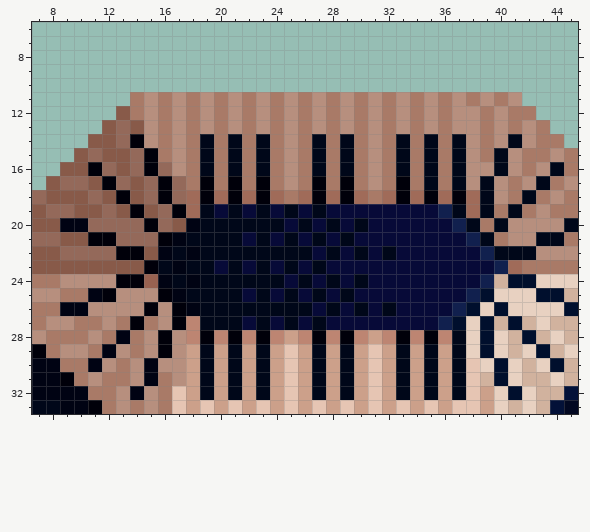
Pixel-art file: Assets/Sprites/Tiles/Down1MoreDice.aseprite. Above is the file before it was changed.
56x57 pixels, 1 frame. Colours within 5 levels of each other are drawn and written as one. Shown: x 7..45, y 6..33.
The result:
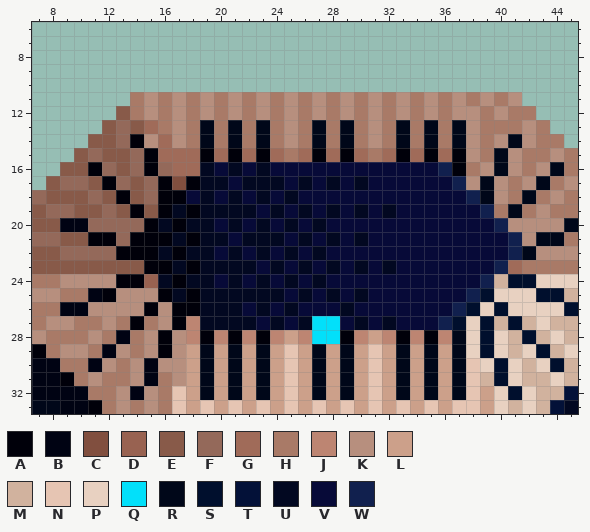
Palette (. is transparent): A #00000a  B #000313  C #814f3f  D #986251  E #885a49  F #94695a  G #a06b59  H #a97a67  J #bd8572  K #b78f7e  L #cca08a  M #d1b29e  N #e6c5b3  P #e8d1c1  Q #02e0fa  R #000719  S #000f2d  T #031138  U #020821  V #070a38  W #11204e
Diff:
layer "Layer 5" added
Layers "Layer 5", "Layer 3", "Flattened":
y 13: x 15 K -> G; x 19 K -> R; x 21 K -> R; x 23 K -> R; x 27 K -> R; x 29 K -> R; x 33 K -> R; x 35 K -> R; x 37 K -> R; x 40 K -> H
y 14: x 16 H -> G
y 15: x 16..37 HKHRHRHRHKHRHRHKHRHRHR -> GGGAGAGAGHGAGAGHGAGAGA
y 16: x 17..38 KHRHRHRHKHRHRHKHRHRHRK -> GGUVUVUVVVVVVVVVVVVWAH
y 17: x 17..37 FHAHAHAHKHAHAHKHAHRHR -> CAUUVUUUVUVUVUVVVVVVW
y 18: x 17..38 FGAGAGAGHGAGAGHGAGAGAG -> AVUVUVUVUVVVVVVVVVVVVW
y 19: x 16..28 FAGRVRVRVRVRV -> AUAUUUUVUVUVU; x 30 V -> U; x 32 V -> U; x 36..39 WRGR -> VVVW
y 20: x 16..28 FEBRRRRRRVRVR -> UAUUVUVUVUVUV; x 30 R -> V; x 37..40 WRHR -> VVVW
y 21: x 14..15 FF -> AA; x 17..30 BRRRRVRVRVRVRV -> UAUUVUUUVUVUVU; x 38..41 WRHK -> VVVW
y 22: x 15..28 EBRBRRRRRRRRVR -> AUAUUVUVUVUVUV; x 30 R -> V; x 32 R -> V; x 39..41 WRR -> VVW
y 23: x 16..28 RBRRVRVRVRVRV -> AUAUUUUVUVUVU; x 30 V -> U; x 32 V -> U
y 24: x 16..28 BRBRRRRRRVRVR -> UAUUVUVUVUVUV; x 30 R -> V
y 25: x 17..30 BRRRRVRVRVRVRV -> UAUUUUUUVUVUVU
y 26: x 18..26 BRRRRRRRR -> AUUUVUVUV; x 28..30 RVR -> VUV; x 32 R -> V
y 27: x 19..28 RRRVRVRVRV -> UUUUVUVUQQ; x 30 V -> U; x 32 V -> U
y 28: x 27..28 AJ -> QQ
Boxes around the changes in both pictures, in picture pixels (x1, y1, x2, y2):
changed: (130, 120, 522, 344)
